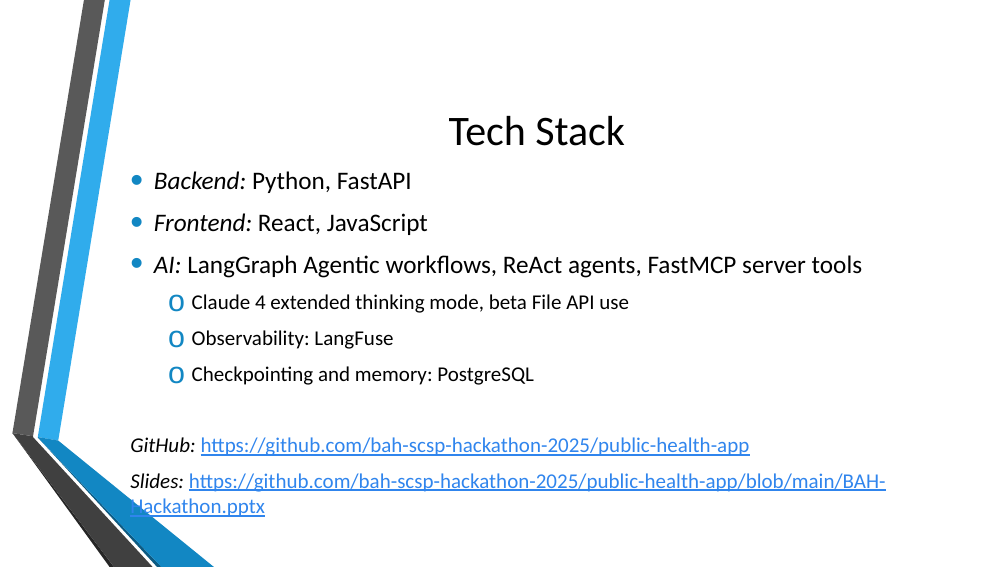
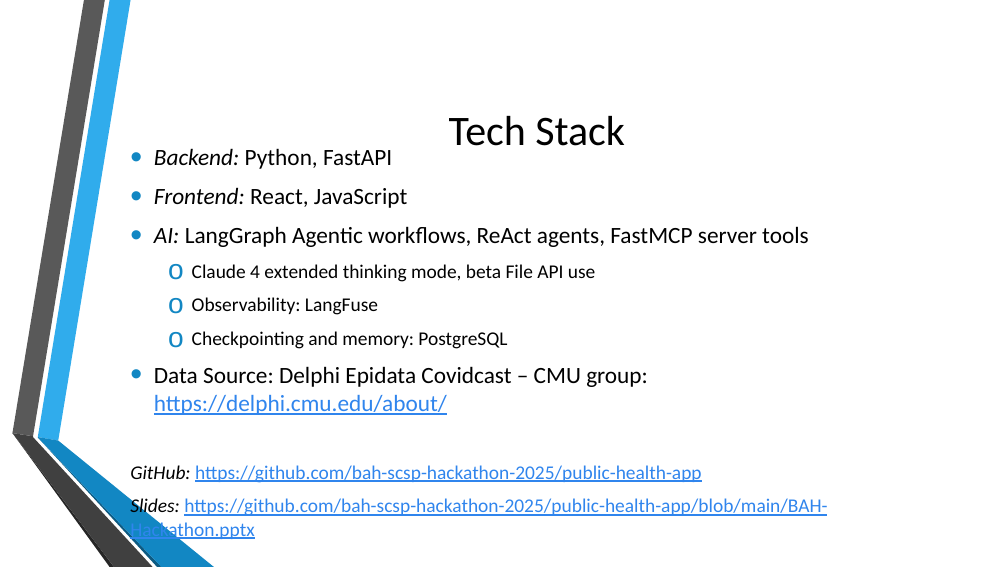
Before and after one commit to bah-scsp-hackathon-2025/public-health-app, a slide deck: slide 9 of BAH-Hackathon.pptx (slide 7 before the commit). Drawn at 1008x567 pixels with LibreOffice and Linux fonts; fonts in the diff are those of the drawing; background and template pictures are left out. Boxes give left, top, right and bottom in pixels: in the first picture for what was removed or moved away, otherwise in the second. Text is boxed around its words. In the diff, an @@ line names an element or a change of style, - is before the commit and + after.

Commit message:
Updated pptx

```diff
--- a/BAH-Hackathon.pptx
+++ b/BAH-Hackathon.pptx
@@ text at (130,148,827,542): size 24 to 22.2 pt in "Backend: Python, FastAPI", "Frontend: React, JavaScript", "AI: LangGraph Agentic workflows, ReAct agents, FastMCP ..."; size 20 to 18.5 pt in "Claude 4 extended thinking mode, beta File ...", "Observability: LangFuse", "Checkpointing and memory: PostgreSQL", "GitHub: https://github.com/bah-scsp-hackathon-2025/public-he ..." and 1 more places @@
@@ text at (154,366,648,415): paragraph added @@
+• Data Source: Delphi Epidata Covidcast – CMU group: https://delphi.cmu.edu/about/
```
Also in this commit, not shown: 2 slides added.
